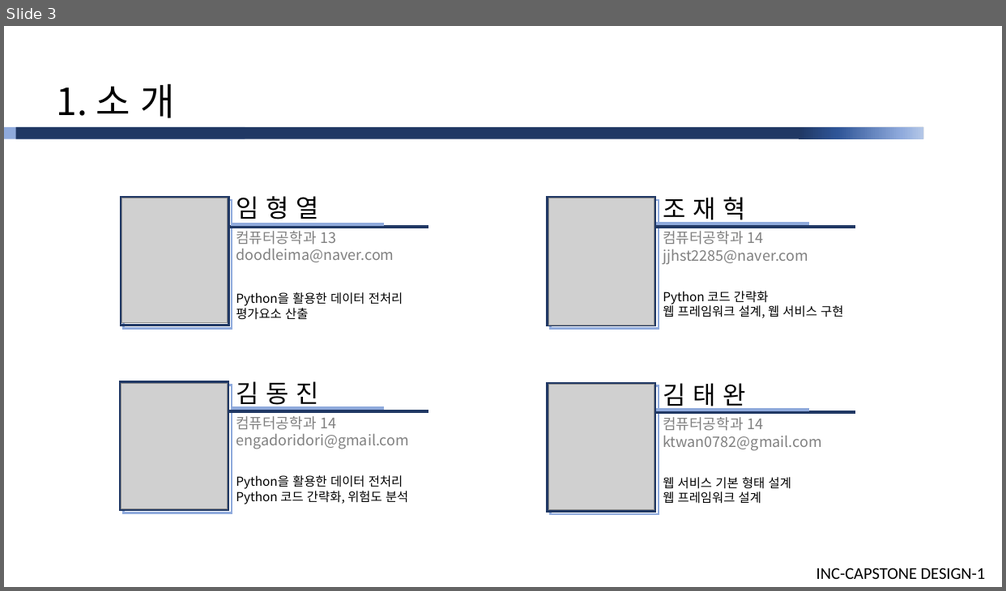
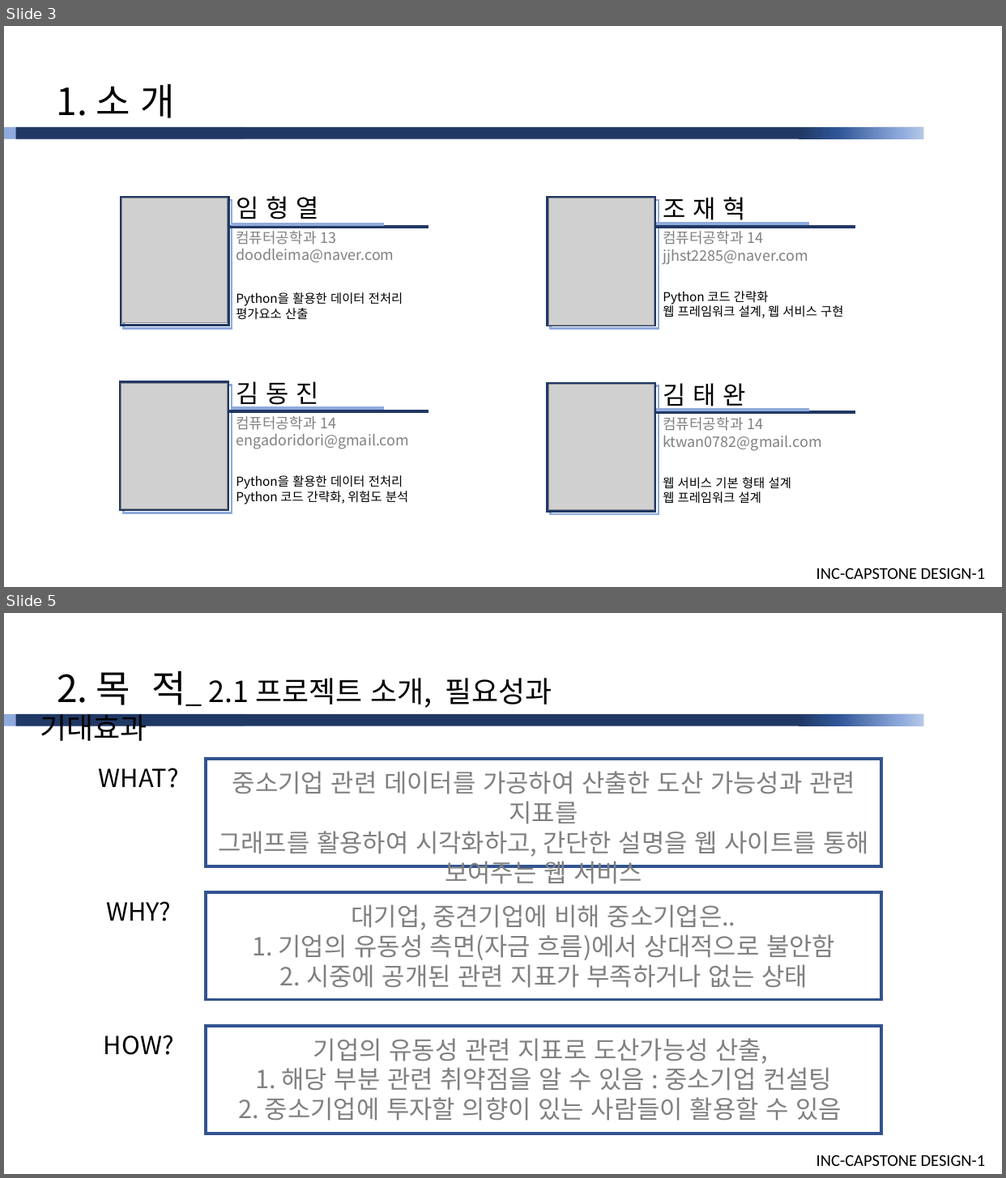
Before and after one commit to cutiecrab/CAR, a slide deck: 주차별 상세/10주/[피드백미반영]산학캡스톤디자인1_발표자료(10주).pptx. Shown one above the other, each under a label of ours: slide 3 before the commit, slides 3 and 5 after it; the slides between them are not shown. The pictures are 1006x591 and 1006x1178 pixels, drawn with LibreOffice and Linux fonts; fonts in the diff are those of the drawing; grey boxes stand for pictures. Boxes give left, top, right and bottom in pixels: in the first picture for what was removed or moved away, otherwise in the second. Text is boxed around its words. In the diff, an @@ line names an element or a change of style, - is before the commit and + after.

```diff
--- a/주차별 상세/10주/[피드백미반영]산학캡스톤디자인1_발표자료(10주).pptx
+++ b/주차별 상세/10주/[피드백미반영]산학캡스톤디자인1_발표자료(10주).pptx
@@ slide 5 added at (x1=4, y1=613, x2=1002, y2=1174), background #FFFFFF; not listed: 4 template elements that a slide beside it also shows @@
@@ text added at (x1=40, y1=671, x2=552, y2=741), 28 pt, text #000000 @@
+2. 목 적_ 2.1 프로젝트 소개, 필요성과 기대효과
@@ text added at (x1=99, y1=768, x2=179, y2=788), 24 pt, text #000000 @@
+WHAT?
@@ rectangle added at (x1=206, y1=759, x2=881, y2=866), outline #325491 3 pt @@
@@ text added at (x1=218, y1=771, x2=869, y2=884), 24 pt, text #808080 @@
+중소기업 관련 데이터를 가공하여 산출한 도산 가능성과 관련 지표를
+그래프를 활용하여 시각화하고, 간단한 설명을 웹 사이트를 통해
+보여주는 웹 서비스
@@ text added at (x1=106, y1=901, x2=171, y2=922), 24 pt, text #000000 @@
+WHY?
@@ rectangle added at (x1=206, y1=893, x2=881, y2=1000), outline #325491 3 pt @@
@@ text added at (x1=252, y1=905, x2=835, y2=988), 24 pt, text #808080 @@
+대기업, 중견기업에 비해 중소기업은..
+1. 기업의 유동성 측면(자금 흐름)에서 상대적으로 불안함
+2. 시중에 공개된 관련 지표가 부족하거나 없는 상태
@@ text added at (x1=104, y1=1035, x2=174, y2=1055), 24 pt, text #000000 @@
+HOW?
@@ rectangle added at (x1=206, y1=1026, x2=881, y2=1133), outline #325491 3 pt @@
@@ text added at (x1=238, y1=1038, x2=842, y2=1121), 24 pt, text #808080 @@
+기업의 유동성 관련 지표로 도산가능성 산출,
+1. 해당 부분 관련 취약점을 알 수 있음 : 중소기업 컨설팅
+2. 중소기업에 투자할 의향이 있는 사람들이 활용할 수 있음
```
Also in this commit, not shown: 21 slides changed, 6 other slides added, 3 slides removed.
